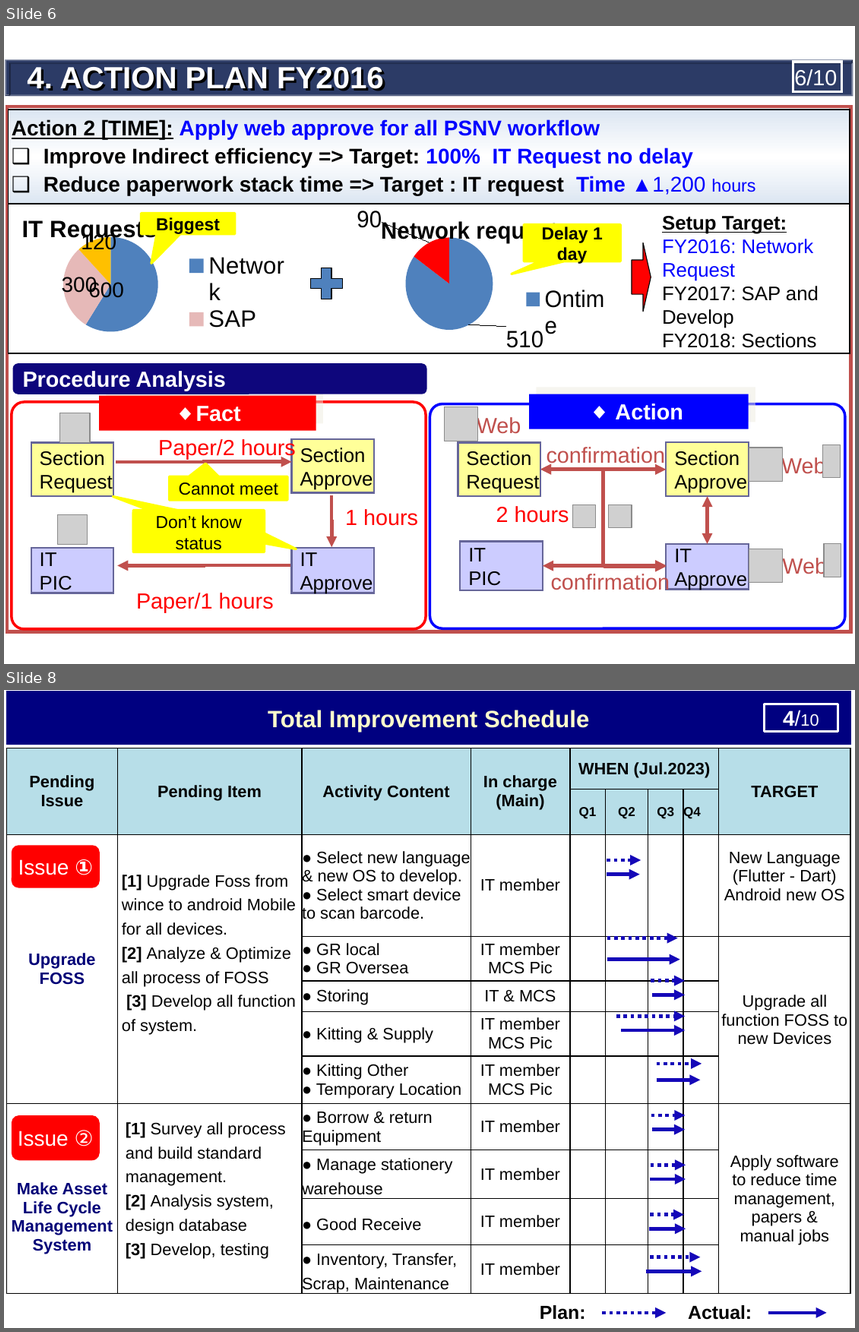
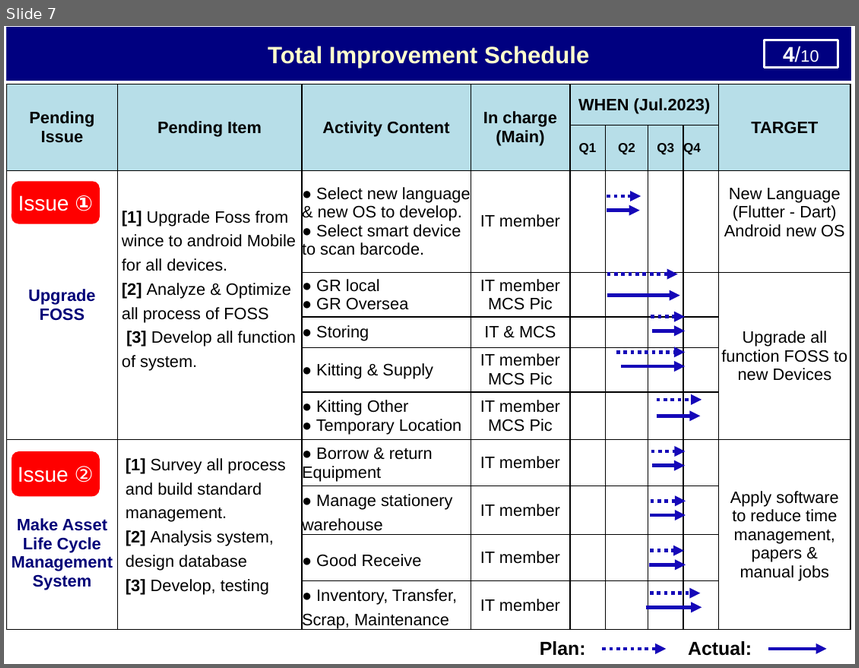
Before and after one commit to thietbicongnghevietnam/ReportPSNV, a slide deck: Report_test.pptx. Shown one above the other, each under a label of ours: slides 6 and 8 before the commit, slide 7 after it; the slides between them are not shown. The pictures are 859x1332 and 859x668 pixels, drawn with LibreOffice and Linux fonts; fonts in the diff are those of the drawing; grey boxes stand for pictures. Boxes give left, top, right and bottom in pixels: in the first picture for what was removed or moved away, otherwise in the second. Text is boxed around its words. In the diff, an @@ line names an element or a change of style, - is before the commit and + after.

```diff
--- a/Report_test.pptx
+++ b/Report_test.pptx
@@ slide 6 removed at [4, 26, 855, 664], background #FFFFFF @@
@@ group removed at [5, 60, 854, 97]: 2 bevels, 1 text, 1 page number @@
-4. ACTION PLAN FY2016
-6/10
@@ rectangle removed at [7, 107, 852, 632] @@
@@ table removed at [9, 110, 850, 354], 2 rows, 1 columns @@
-Action 2 [TIME]: Apply web approve for all PSNV workflow / Improve Indirect efficiency => Target: 100% IT Request no delay / Reduce paperwork stack time => Target : IT request Time ▲1,200 hours
-
@@ pie chart removed at [17, 202, 299, 344] @@
-title "IT Requests"
-categories: Network, SAP, Develop
-Series 1: 600, 300, 120
@@ pie chart removed at [357, 206, 626, 360] @@
-title "Network request"
-categories: Ontime, Delay
-Series 1: 510, 90
@@ speech box removed at [141, 213, 235, 234] @@
-Biggest
@@ speech box removed at [524, 224, 620, 261] @@
-Delay 1 day
@@ text removed at [662, 216, 819, 348] @@
-Setup Target:
-FY2016: Network Request
-FY2017: SAP and
-Develop
-FY2018: Sections
@@ right arrow removed at [633, 243, 652, 312] @@
@@ plus sign removed at [304, 262, 348, 305] @@
@@ rounded rectangle removed at [12, 364, 427, 395] @@
-Procedure Analysis
@@ picture removed at [823, 445, 841, 478] @@
@@ speech box removed at [169, 477, 287, 501] @@
-Cannot meet
@@ elbow arrow removed from (332, 496) to (332, 548) @@
@@ group removed at [430, 395, 845, 629]: 5 texts, 5 rectangles, 5 pictures, 4 elbow double arrows, 1 rounded rectangle @@
-Web
-Web
-Section
-Approve
-IT
-Approve
-IT
-PIC
-Section
-Request
-◆ Action
-Web
-confirmation
-confirmation
@@ group removed at [12, 396, 427, 629]: 5 rectangles, 3 texts, 2 elbow arrows, 2 pictures, 1 rounded rectangle, 1 speech box @@
-Section
-Approve
-IT
-Approve
-IT
-PIC
-Paper/2 hours
-Paper/1 hours
-1 hours
-Section
-Request
-◆Fact
-Don’t know status
@@ speech box removed at [133, 513, 265, 553] @@
-Don’t know status
@@ text removed at [496, 506, 569, 523] @@
-2 hours
@@ picture removed at [824, 544, 842, 578] @@
@@ what was slide 8 is now slide 7 @@
```
Also in this commit, not shown: 5 slides changed, 1 slide added, 2 other slides removed, 1 other file.
